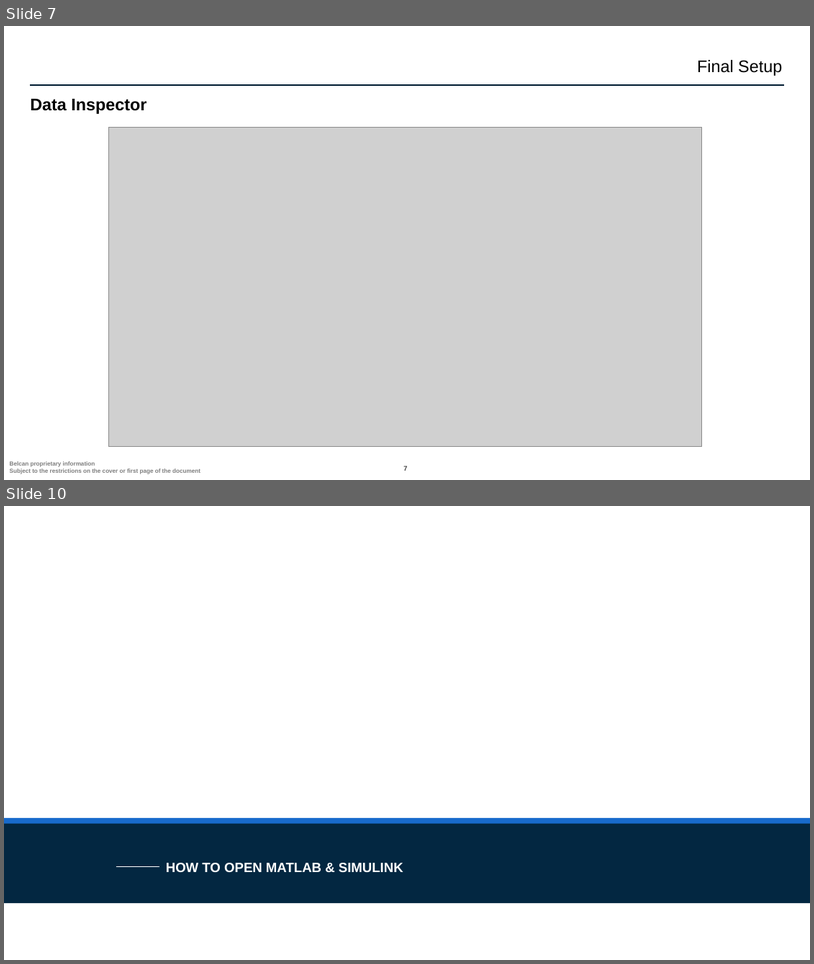
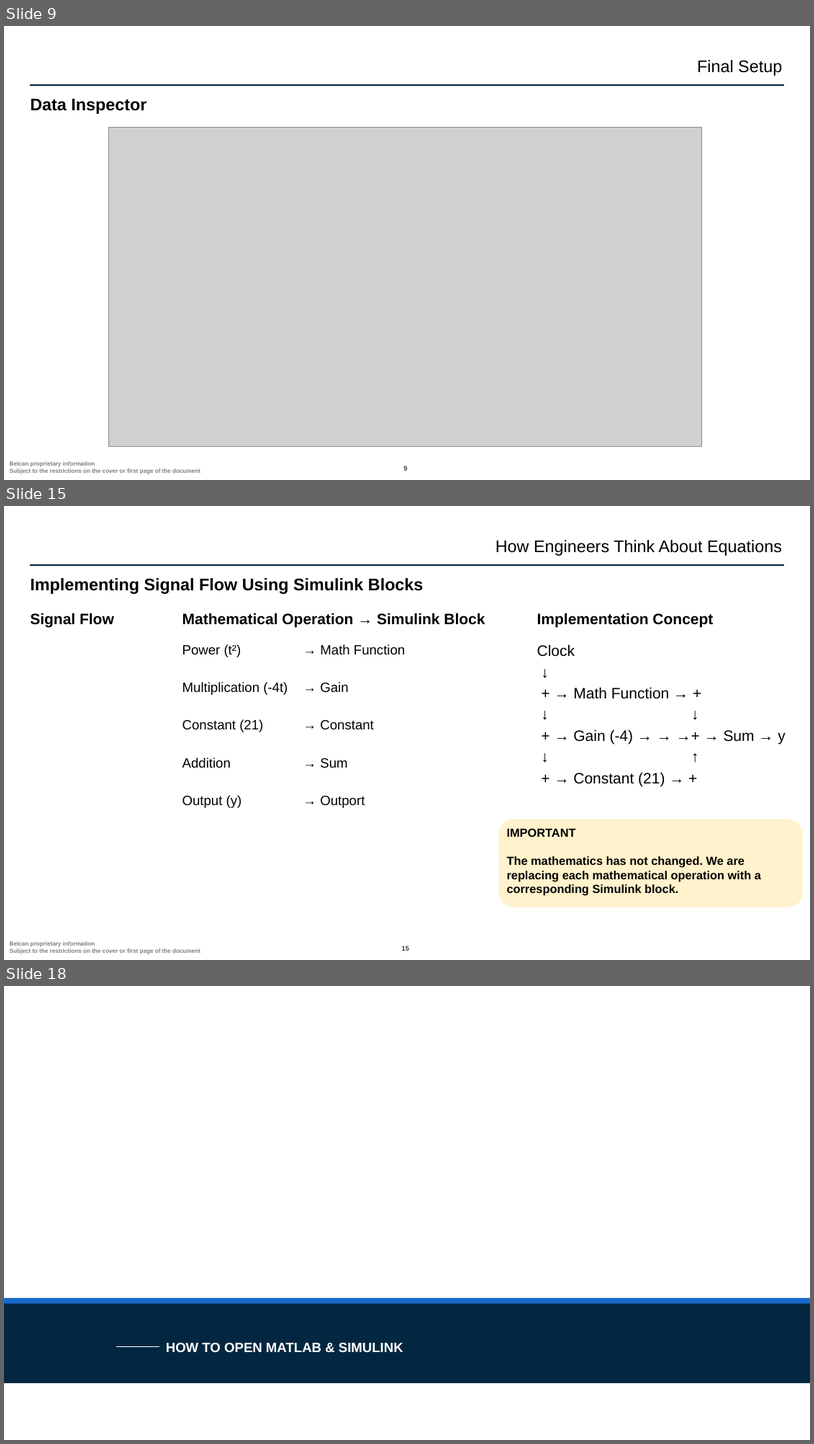
Before and after one commit to ntylerbelcan/aviation-controls-simulink-training-Belcan, a slide deck: ch02/01_polynomial_System/Chapter 2 01_polynomial_System.pptx. Shown one above the other, each under a label of ours: slides 7 and 10 before the commit, slides 9, 15 and 18 after it; the slides between them are not shown. The pictures are 814x964 and 814x1444 pixels, drawn with LibreOffice and Linux fonts; fonts in the diff are those of the drawing; grey boxes stand for pictures; background and template pictures are left out. Boxes give left, top, right and bottom in pixels: in the first picture for what was removed or moved away, otherwise in the second. Text is boxed around its words. In the diff, an @@ line names an element or a change of style, - is before the commit and + after.

```diff
--- a/ch02/01_polynomial_System/Chapter 2 01_polynomial_System.pptx
+++ b/ch02/01_polynomial_System/Chapter 2 01_polynomial_System.pptx
@@ slide 15 added at <box>4,506,810,960</box>, background #FFFFFF; not listed: 3 template elements that a slide beside it also shows @@
@@ text added at <box>496,540,782,556</box>, 20 pt, text #000000 @@
+How Engineers Think About Equations
@@ title added at <box>30,578,424,594</box>, 20 pt, text #000000, bold @@
+Implementing Signal Flow Using Simulink Blocks
@@ text added at <box>30,613,114,628</box>, 18 pt, text #000000, bold @@
+Signal Flow
@@ text added at <box>183,613,485,628</box>, 18 pt, text #000000, bold @@
+Mathematical Operation → Simulink Block
@@ text added at <box>538,613,713,628</box>, 18 pt, text #000000, bold @@
+Implementation Concept
@@ text added at <box>183,644,405,808</box>, 16 pt, text #000000 @@
+Power (t²) → Math Function
+Multiplication (-4t) → Gain
+Constant (21) → Constant
+Addition → Sum
+Output (y) → Outport
@@ text added at <box>538,644,785,786</box>, 18 pt, text #000000 @@
+Clock
+↓
++ → Math Function → +
+↓ ↓
++ → Gain (-4) → → →+ → Sum → y
+↓ ↑
++ → Constant (21) → +
@@ rounded rectangle added at <box>499,819,804,907</box>, fill #FFF2CC @@
@@ text added at <box>507,828,761,896</box>, 14 pt, text #000000, bold @@
+IMPORTANT
+The mathematics has not changed. We are replacing each mathematical operation with a corresponding Simulink block.
@@ what was slide 7 is now slide 9 @@
@@ page number at <box>404,465,407,472</box>: text changed @@
-7
+9
@@ what was slide 10 is now slide 18 @@
```
Also in this commit, not shown: 8 other slides added, 1 slide removed.
